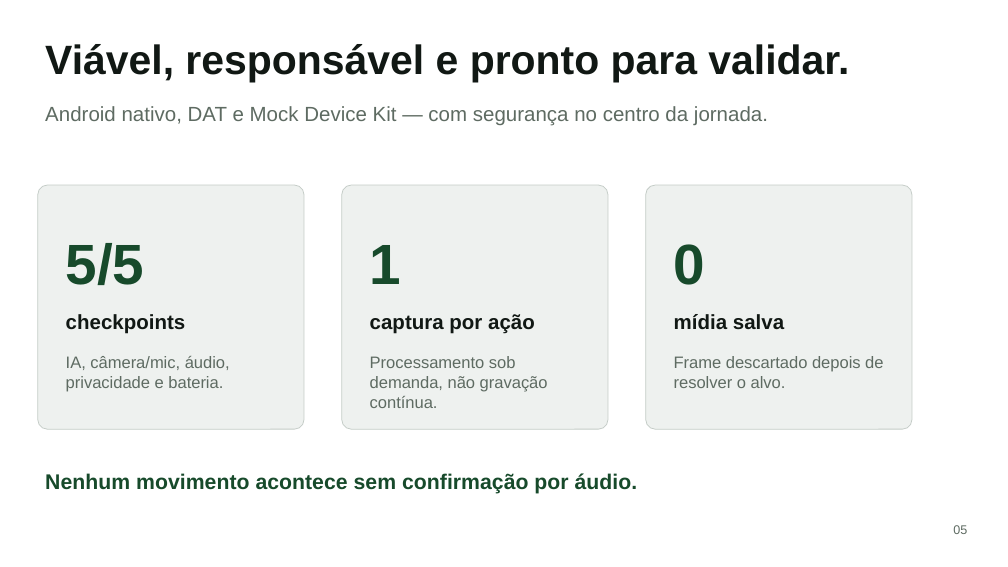
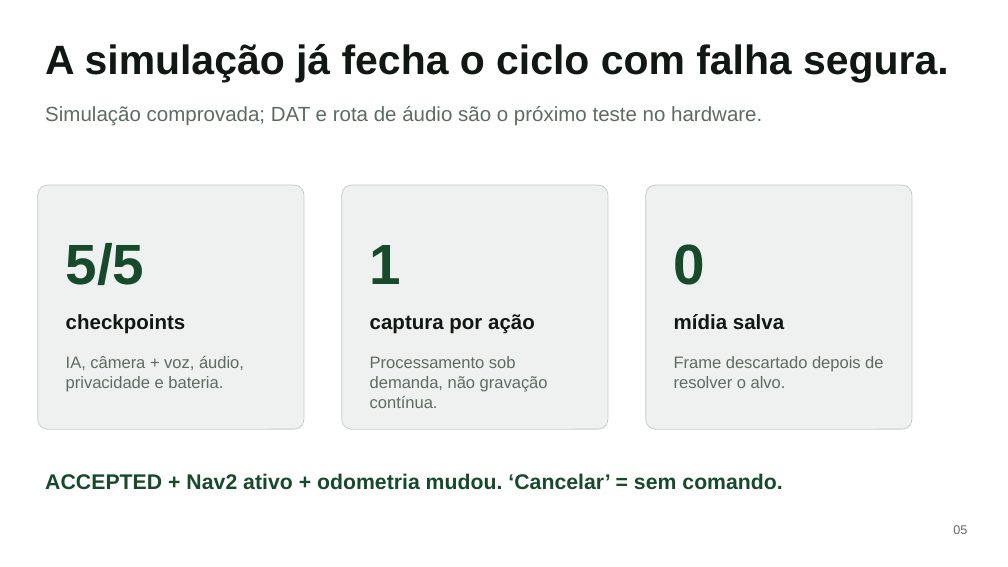
Before and after one commit to vvvvvdal/maestro-agricola, a slide deck: slide 5 of docs/pitch/Maestro-Agricola-Pitch.pptx. Drawn at 1008x567 pixels with LibreOffice and Linux fonts; fonts in the diff are those of the drawing. Boxes give left, top, right and bottom in pixels: in the first picture for what was removed or moved away, otherwise in the second. Text is boxed around its words. In the diff, an @@ line names an element or a change of style, - is before the commit and + after.

```diff
--- a/docs/pitch/Maestro-Agricola-Pitch.pptx
+++ b/docs/pitch/Maestro-Agricola-Pitch.pptx
@@ text at (45, 44, 949, 83): text changed @@
-Viável, responsável e pronto para validar.
+A simulação já fecha o ciclo com falha segura.
@@ text at (45, 106, 762, 126): text changed @@
-Android nativo, DAT e Mock Device Kit — com segurança no centro da jornada.
+Simulação comprovada; DAT e rota de áudio são o próximo teste no hardware.
@@ text at (66, 356, 244, 392): text changed @@
-IA, câmera/mic, áudio, privacidade e bateria.
+IA, câmera + voz, áudio, privacidade e bateria.
@@ text at (45, 473, 782, 490): text changed @@
-Nenhum movimento acontece sem confirmação por áudio.
+ACCEPTED + Nav2 ativo + odometria mudou. ‘Cancelar’ = sem comando.
```
Also in this commit, not shown: 3 other slides changed, 3 other files.
